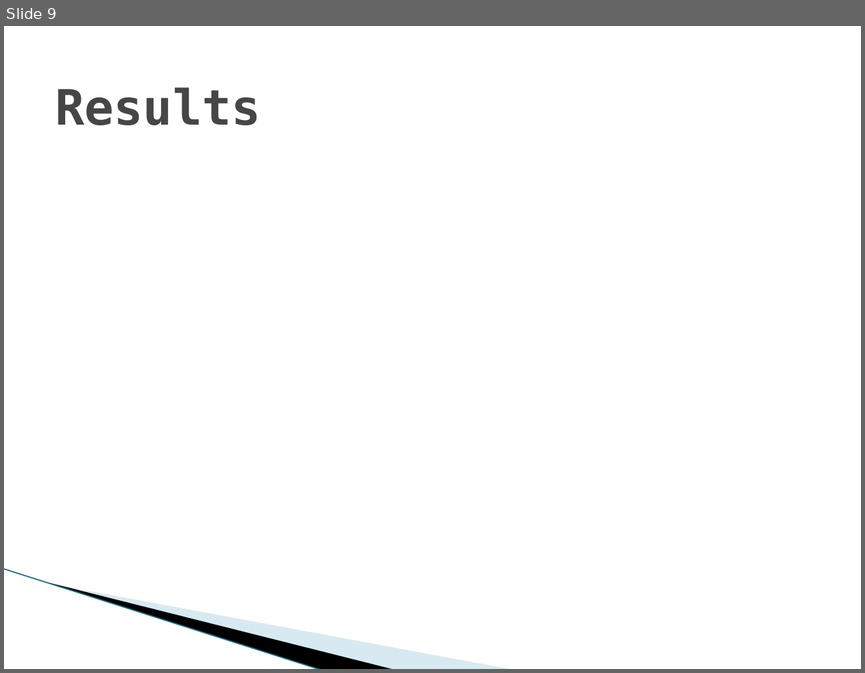
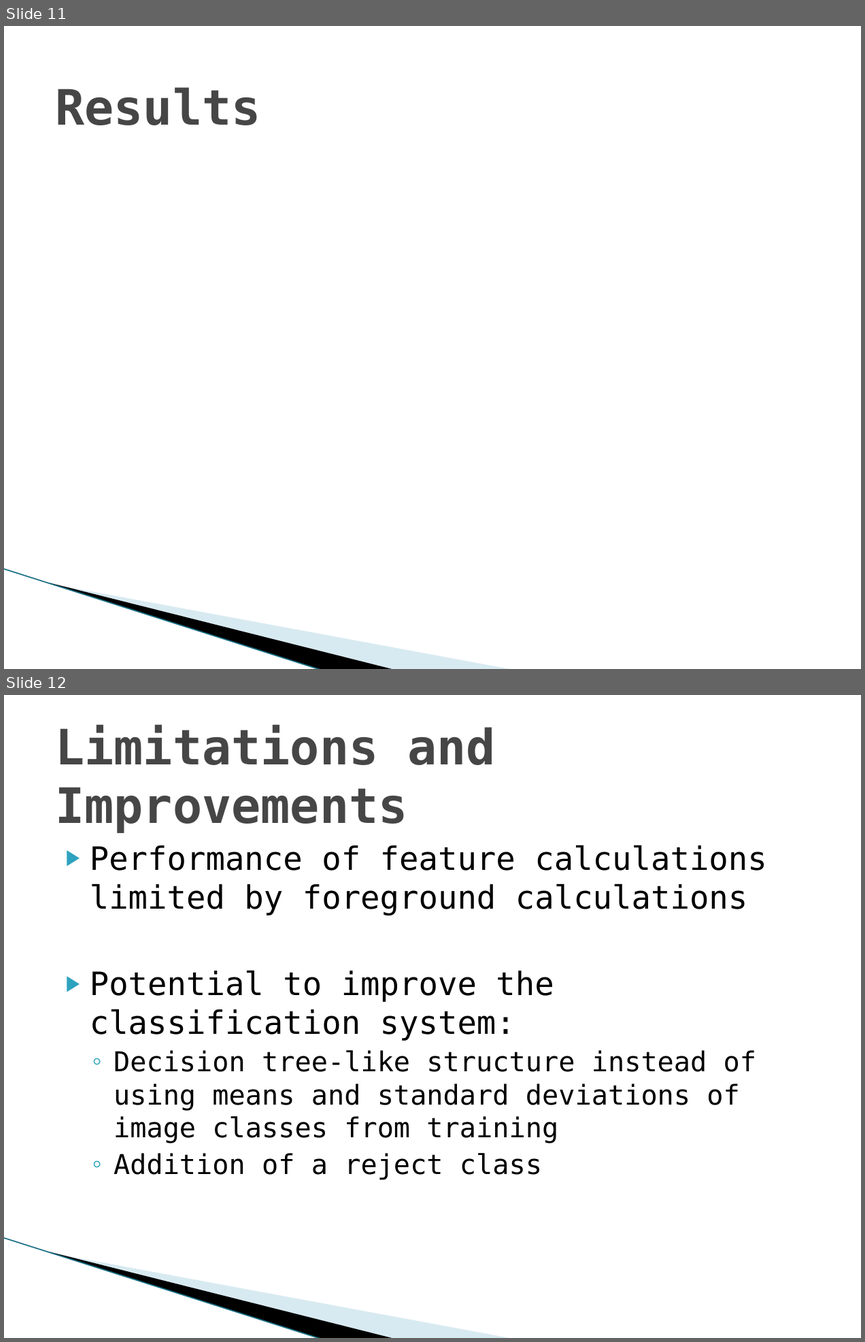
Before and after one commit to vfasburg/cse_803, a slide deck: documents/830_Presentation_Fasburg_Thomas_Reiff.pptx. Shown one above the other, each under a label of ours: slide 9 before the commit, slides 11 and 12 after it. The pictures are 865x673 and 865x1342 pixels, drawn with LibreOffice and Linux fonts; fonts in the diff are those of the drawing; background and template pictures are left out. Boxes give left, top, right and bottom in pixels: in the first picture for what was removed or moved away, otherwise in the second. Text is boxed around its words. In the diff, an @@ line names an element or a change of style, - is before the commit and + after.

Commit message:
Added content to my slides. Also added a slide for Image Database statistics and updated the Overview slide to reflect this.

```diff
--- a/documents/830_Presentation_Fasburg_Thomas_Reiff.pptx
+++ b/documents/830_Presentation_Fasburg_Thomas_Reiff.pptx
@@ slide 12 added at (x1=4, y1=695, x2=861, y2=1338), background #FFFFFF; not listed: 3 template elements that a slide beside it also shows @@
@@ title added at (x1=55, y1=725, x2=496, y2=833), 41 pt, text #464646, bold @@
+Limitations and Improvements
@@ text added at (x1=90, y1=845, x2=767, y2=1180), 23 pt, text #000000 @@
+▶ Performance of feature calculations limited by foreground calculations
+▶ Potential to improve the classification system:
+  ◦ Decision tree-like structure instead of using means and standard deviations of image classes from training
+  ◦ Addition of a reject class
@@ what was slide 9 is now slide 11 @@
```
Also in this commit, not shown: 1 slide changed, 5 other slides added, 3 slides removed.
